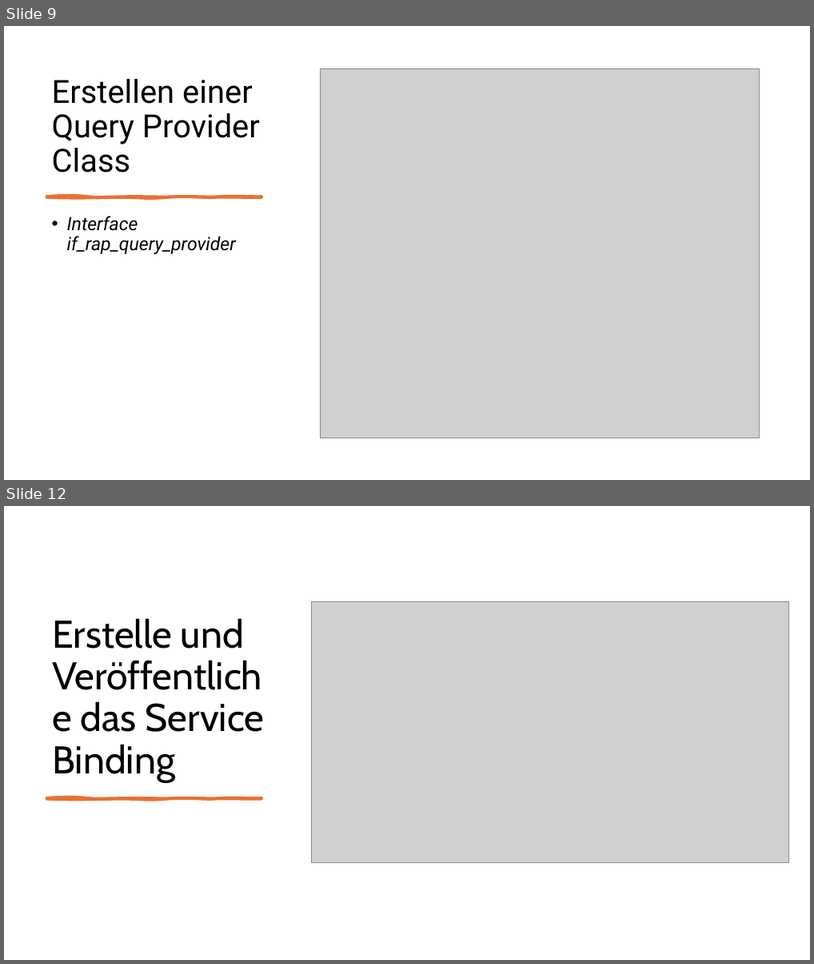
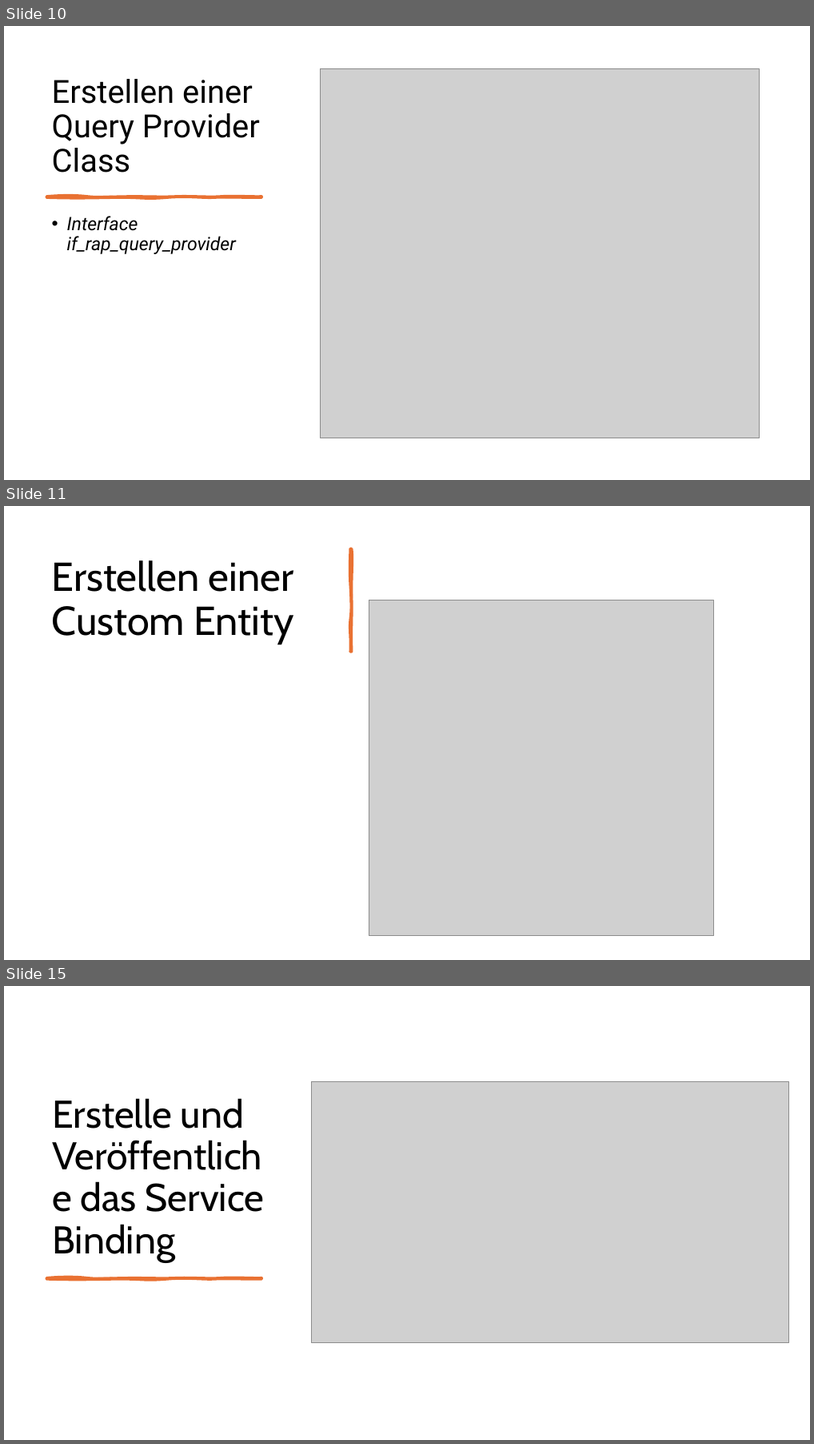
Before and after one commit to MatLange/Schulung, a slide deck: RAP Presentationen/Tag4.2 - UnmanagedQuery_DE.pptx. Shown one above the other, each under a label of ours: slides 9 and 12 before the commit, slides 10, 11 and 15 after it; the slides between them are not shown. The pictures are 814x964 and 814x1444 pixels, drawn with LibreOffice and Linux fonts; fonts in the diff are those of the drawing; grey boxes stand for pictures. Boxes give left, top, right and bottom in pixels: in the first picture for what was removed or moved away, otherwise in the second. Text is boxed around its words. In the diff, an @@ line names an element or a change of style, - is before the commit and + after.

```diff
--- a/RAP Presentationen/Tag4.2 - UnmanagedQuery_DE.pptx
+++ b/RAP Presentationen/Tag4.2 - UnmanagedQuery_DE.pptx
@@ slide 11 added at (4,506,810,960), background #FFFFFF @@
@@ freeform shape added at (350,548,352,651), fill #E97132, outline #E97132 3.25 pt @@
@@ title added at (52,560,294,643), 48 pt, text #000000 @@
+Erstellen einer Custom Entity
@@ picture added at (370,600,714,935) @@
@@ what was slide 9 is now slide 10 @@
@@ what was slide 12 is now slide 15 @@
```
Also in this commit, not shown: 8 slides changed, 3 other slides added, 1 slide removed.
